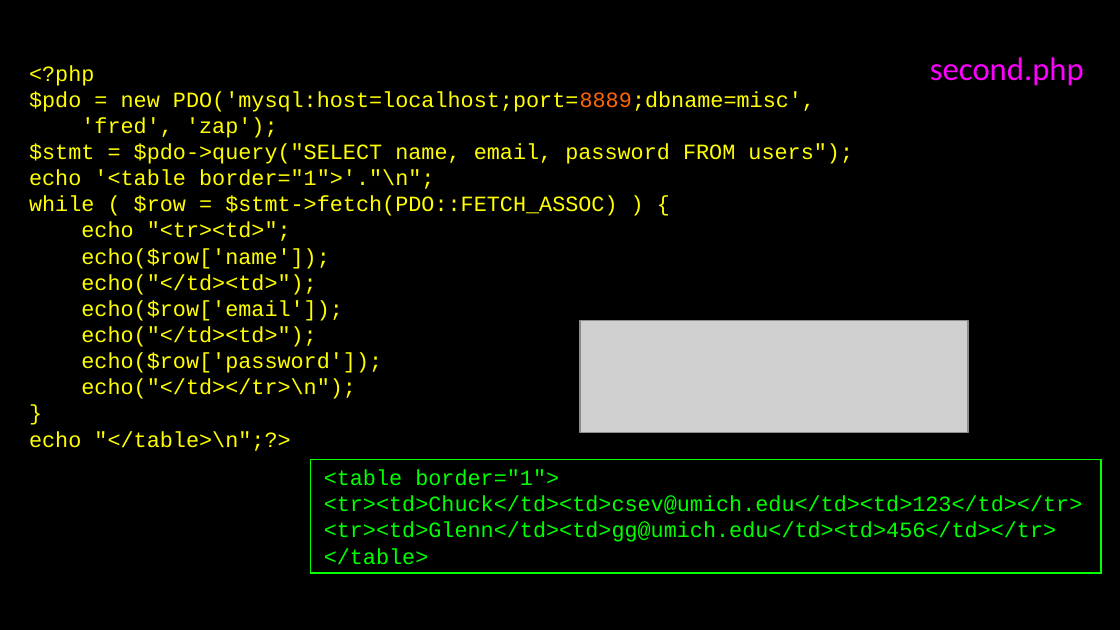
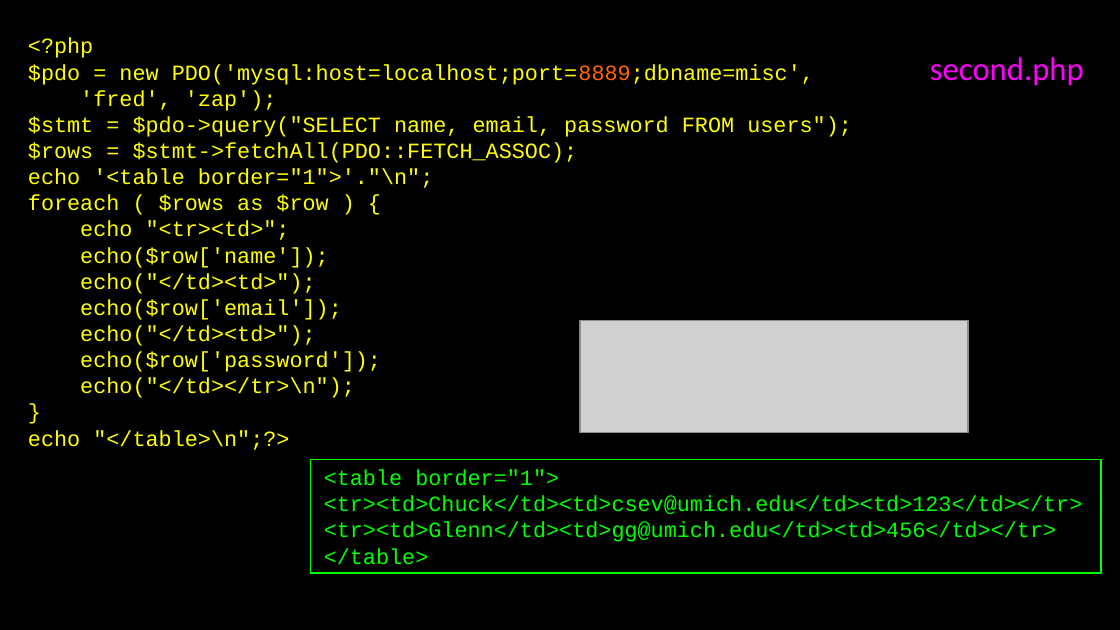
Before and after one commit to csev/wa4e, a slide deck: slide 12 of lectures/PHP-06-MySQL-PDO.ppt. Drawn at 1120x630 pixels with LibreOffice and Linux fonts; fonts in the diff are those of the drawing; grey boxes stand for pictures. Boxes give left, top, right and bottom in pixels: in the first picture for what was removed or moved away, otherwise in the second. Text is boxed around its words. In the diff, an @@ line names an element or a change of style, - is before the commit and + after.

Commit message:
Use fetchAll instead of a while loop.

```diff
--- a/lectures/PHP-06-MySQL-PDO.ppt
+++ b/lectures/PHP-06-MySQL-PDO.ppt
@@ text "<?php": place and size @@
-text "<?php" at box(29, 65, 853, 451)
+text "<?php" at box(28, 38, 852, 450)
@@ text at box(28, 142, 578, 163): paragraph added @@
+$rows = $stmt->fetchAll(PDO::FETCH_ASSOC);
@@ text at box(28, 195, 328, 212): text changed @@
-while ( $row = $stmt->fetch(PDO::FETCH_ASSOC) ) {
+foreach ( $rows as $row ) {
```
Also in this commit, not shown: 6 other slides changed, 5 other files.
